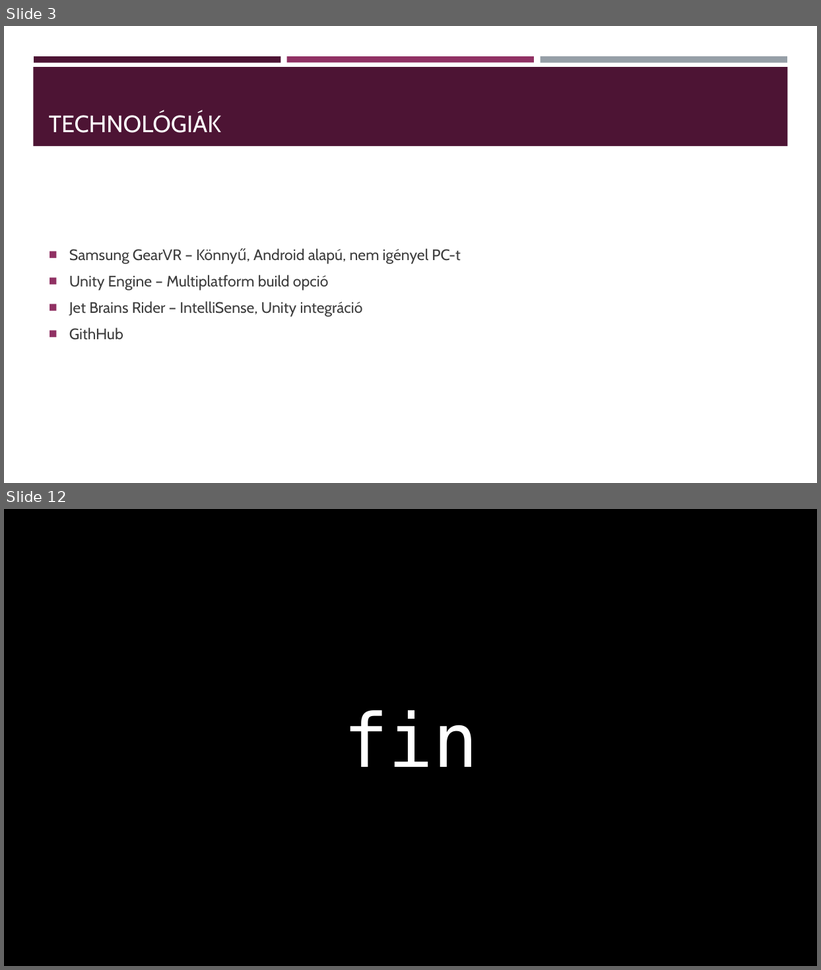
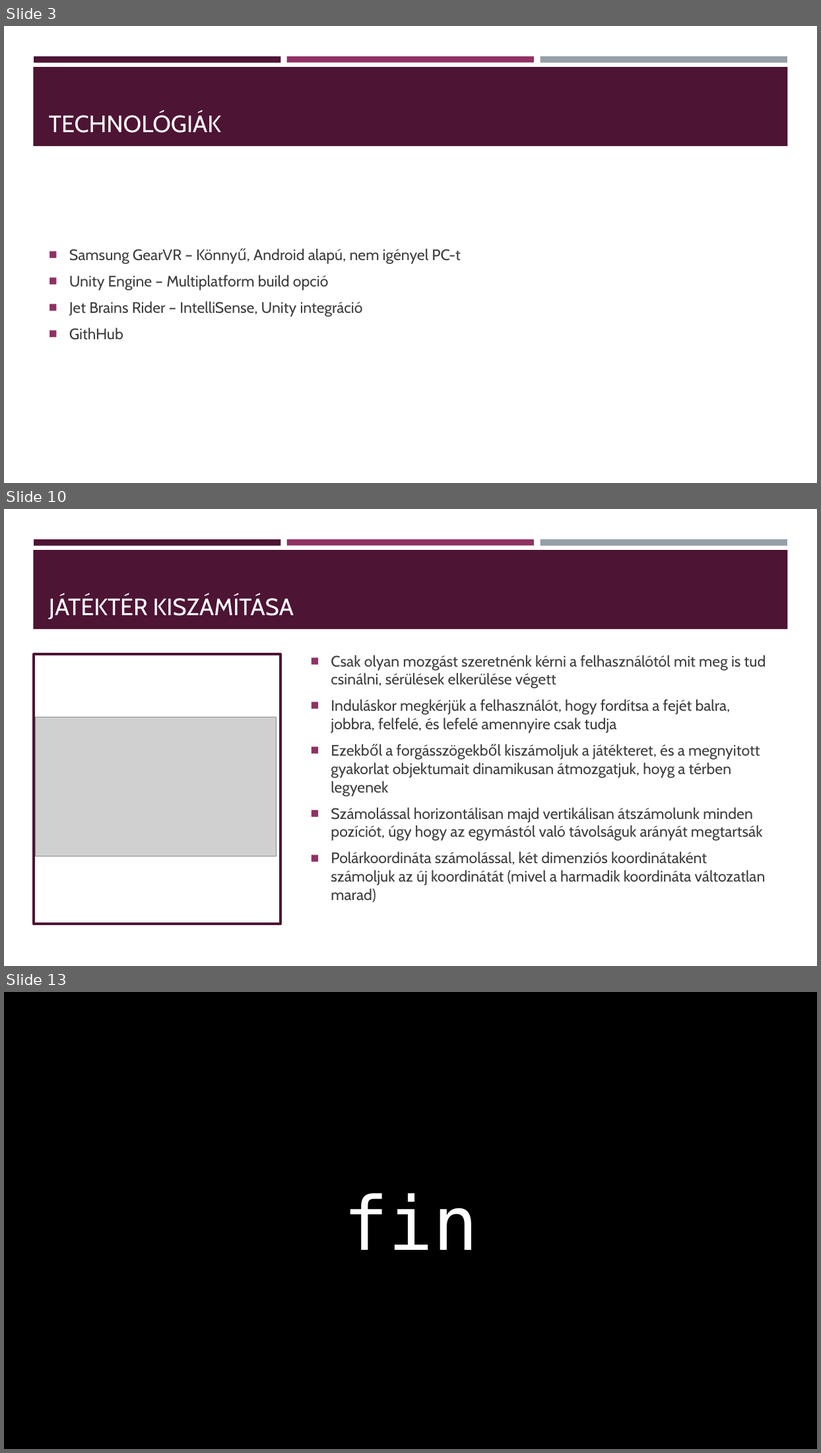
Before and after one commit to KihiraLove/Szakdoga, a slide deck: Documents/VR játék fejlesztés Rehabilitációs célra.pptx. Shown one above the other, each under a label of ours: slides 3 and 12 before the commit, slides 3, 10 and 13 after it; the slides between them are not shown. The pictures are 821x970 and 821x1453 pixels, drawn with LibreOffice and Linux fonts; fonts in the diff are those of the drawing; grey boxes stand for pictures. Boxes give left, top, right and bottom in pixels: in the first picture for what was removed or moved away, otherwise in the second. Text is boxed around its words. In the diff, an @@ line names an element or a change of style, - is before the commit and + after.

```diff
--- a/Documents/VR játék fejlesztés Rehabilitációs célra.pptx
+++ b/Documents/VR játék fejlesztés Rehabilitációs célra.pptx
@@ slide 10 added at <box>4,509,817,966</box>, background #FFFFFF; not listed: 4 template elements that a slide beside it also shows @@
@@ title added at <box>49,595,294,619</box>, 28 pt, text #FFFFFF @@
+JÁTÉKTÉR KISZÁMÍTÁSA
@@ rectangle added at <box>34,654,281,923</box>, fill #FFFFFF, outline #4D1434 3 pt @@
@@ text added at <box>331,655,766,902</box>, 18 pt, text #3D3D3D @@
+■ Csak olyan mozgást szeretnénk kérni a felhasználótól mit meg is tud csinálni, sérülések elkerülése végett
+■ Induláskor megkérjük a felhasználót, hogy fordítsa a fejét balra, jobbra, felfelé, és lefelé amennyire csak tudja
+■ Ezekből a forgásszögekből kiszámoljuk a játékteret, és a megnyitott gyakorlat objektumait dinamikusan átmozgatjuk, hoyg a térben legyenek
+■ Számolással horizontálisan majd vertikálisan átszámolunk minden pozíciót, úgy hogy az egymástól való távolságuk arányát megtartsák
+■ Polárkoordináta számolással, két dimenziós koordinátaként számoljuk az új koordinátát (mivel a harmadik koordináta változatlan marad)
@@ picture added at <box>36,718,277,856</box> @@
@@ what was slide 12 is now slide 13 @@
```
Also in this commit, not shown: 6 slides changed, 4 other slides added, 4 slides removed, 2 other files.
